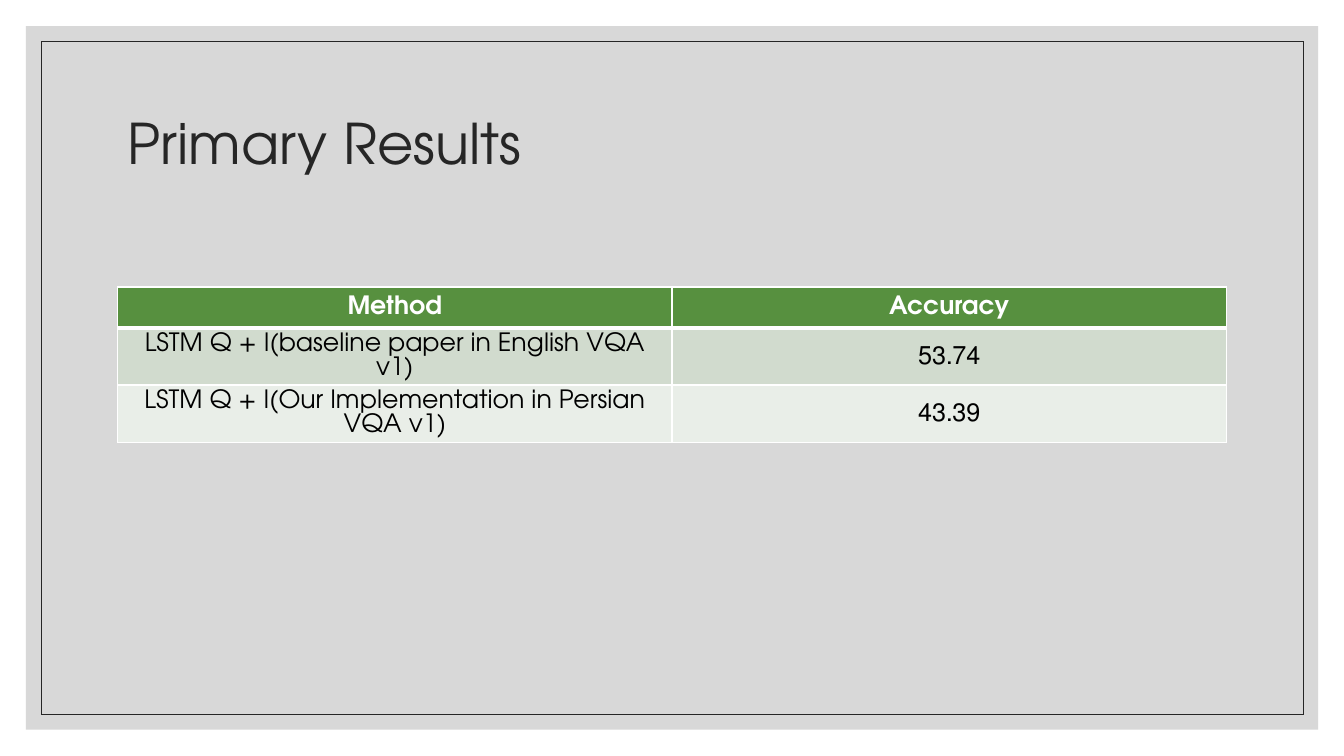
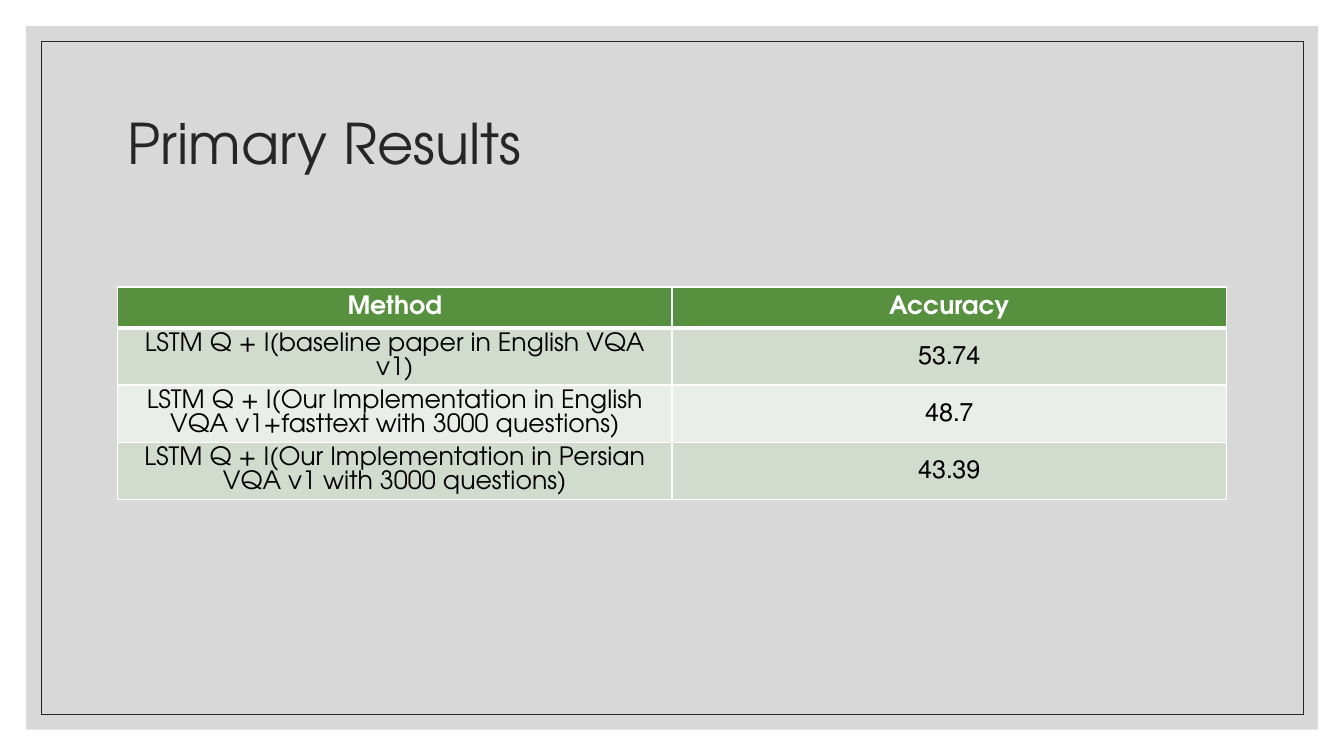
Before and after one commit to maryamhashemi/Persian_VQA, a slide deck: slide 10 of Progress Report/Persianvqa_progress_report.pptx (slide 9 before the commit). Drawn at 1344x756 pixels with LibreOffice and Linux fonts; fonts in the diff are those of the drawing. Boxes give left, top, right and bottom in pixels: in the first picture for what was removed or moved away, otherwise in the second. Text is boxed around its words. In the diff, an @@ line names an element or a change of style, - is before the commit and + after.

```diff
--- a/Progress Report/Persianvqa_progress_report.pptx
+++ b/Progress Report/Persianvqa_progress_report.pptx
@@ table at box(118, 287, 1227, 540) @@
-row 3: LSTM Q + I(Our Implementation in Persian VQA v1) | 43.39
+row 3: LSTM Q + I(Our Implementation in English VQA v1+fasttext with 3000 questions) | 48.7
+row 4: LSTM Q + I(Our Implementation in Persian VQA v1 with 3000 questions) | 43.39
```
Also in this commit, not shown: 1 other slide changed, 1 slide added, 3 other files.
